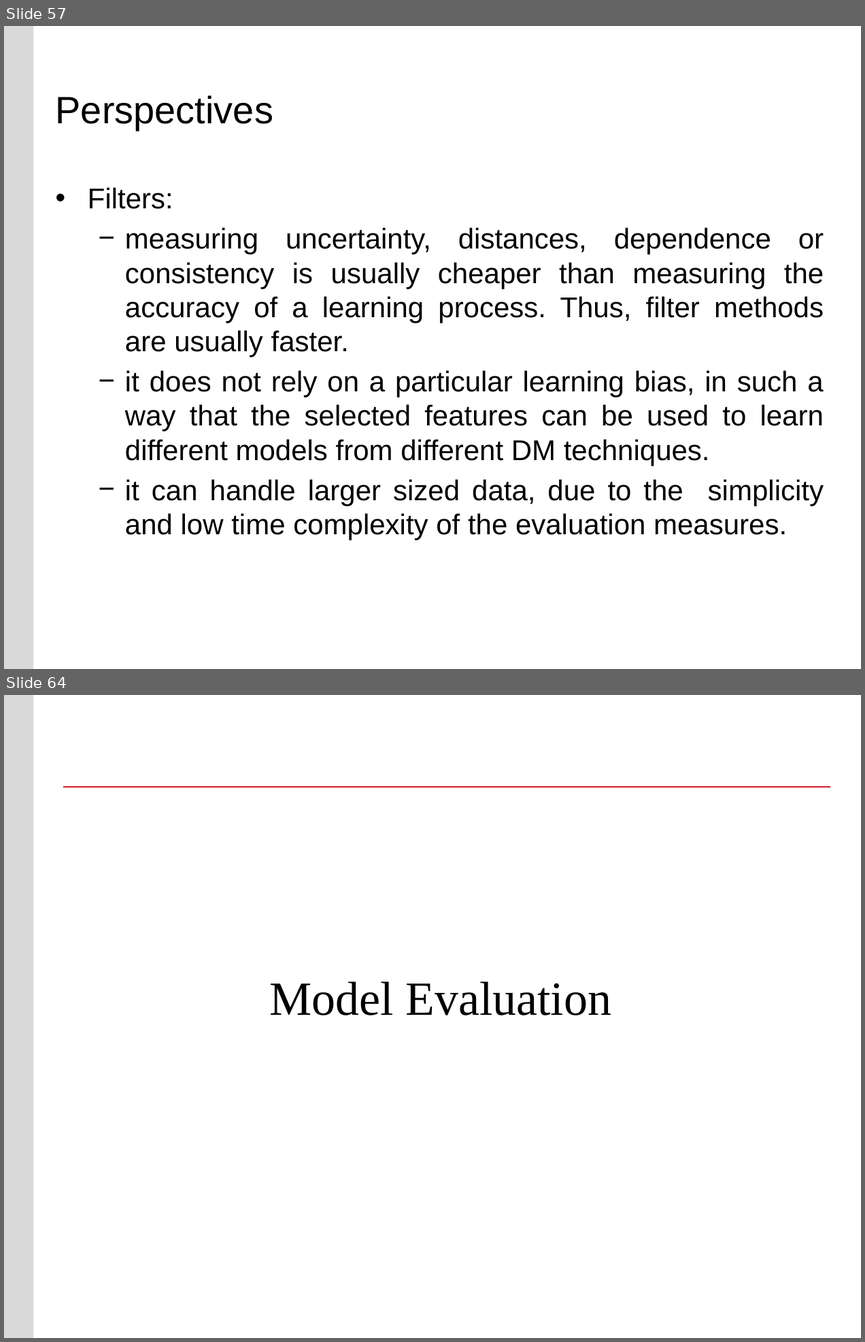
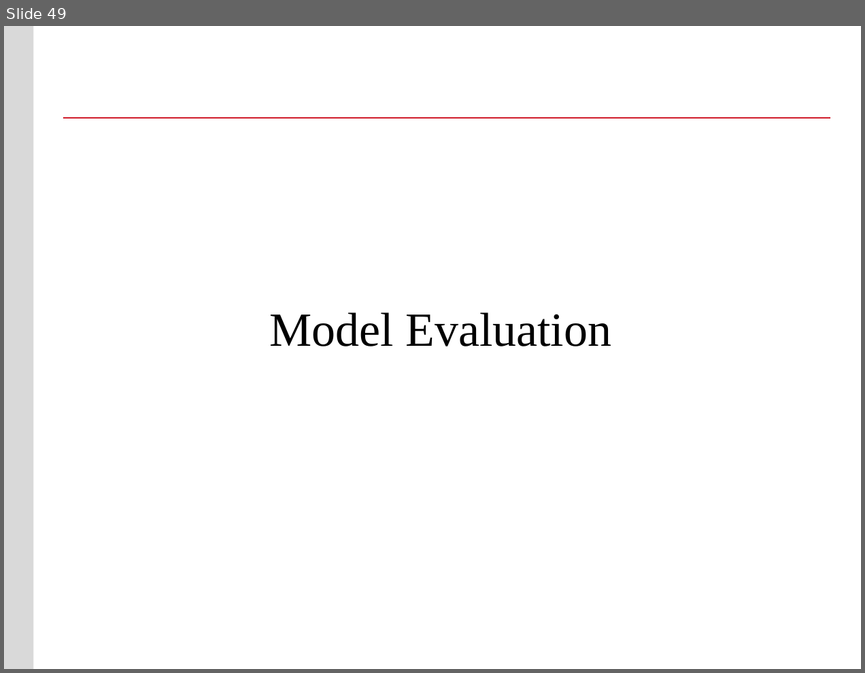
Before and after one commit to buyuhuang/csda1000_FT, a slide deck: day6/1. Lecture/day_6_model_selection_model_evaluation.pptx. Shown one above the other, each under a label of ours: slides 57 and 64 before the commit, slide 49 after it; the slides between them are not shown. The pictures are 865x1342 and 865x673 pixels, drawn with LibreOffice and Linux fonts; fonts in the diff are those of the drawing; background and template pictures are left out. Boxes give left, top, right and bottom in pixels: in the first picture for what was removed or moved away, otherwise in the second. Text is boxed around its words. In the diff, an @@ line names an element or a change of style, - is before the commit and + after.

```diff
--- a/day6/1. Lecture/day_6_model_selection_model_evaluation.pptx
+++ b/day6/1. Lecture/day_6_model_selection_model_evaluation.pptx
@@ slide 57 removed at <box>4,26,861,669</box>, background #FFFFFF; not listed: 1 template element that a slide beside it also shows @@
@@ title removed at <box>56,95,273,130</box> @@
-Perspectives
@@ text removed at <box>88,187,823,540</box> @@
-• Filters:
-  − measuring uncertainty, distances, dependence or consistency is usually cheaper than measuring the accuracy of a learning process. Thus, filter methods are usually faster.
-  − it does not rely on a particular learning bias, in such a way that the selected features can be used to learn different models from different DM techniques.
-  − it can handle larger sized data, due to the simplicity and low time complexity of the evaluation measures.
@@ what was slide 64 is now slide 49 @@
```
Also in this commit, not shown: 16 other slides removed, 52 other files.
